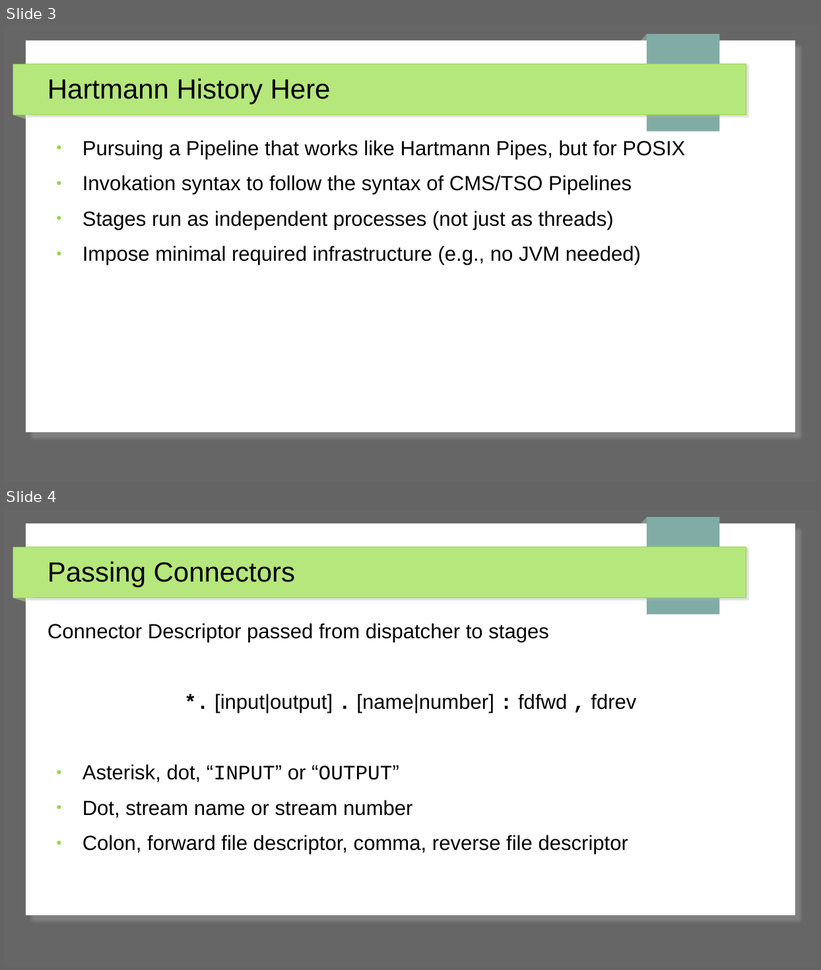
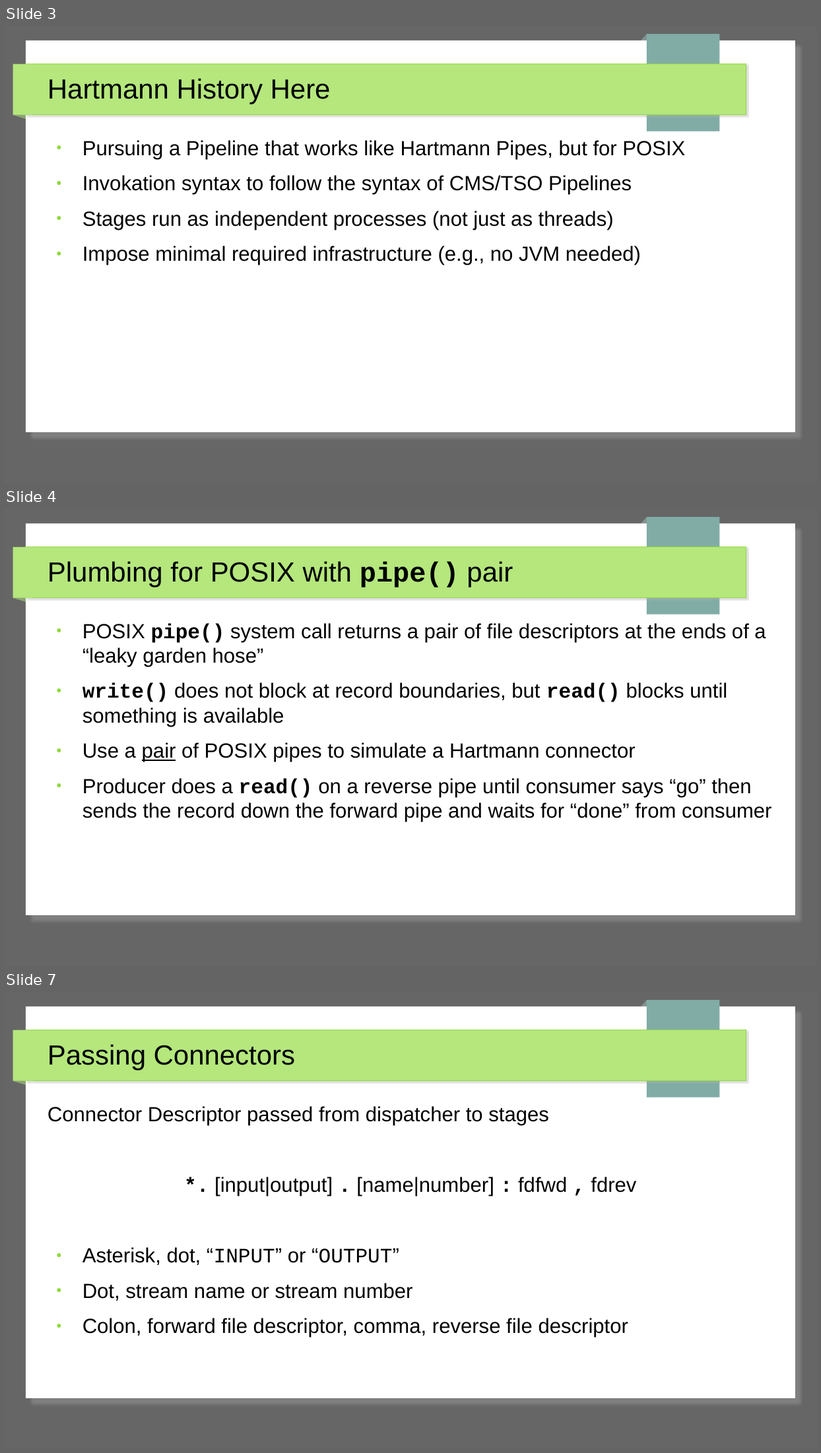
Before and after one commit to trothr/ductwork, a slide deck: doc/duckwork.pptx. Shown one above the other, each under a label of ours: slides 3 and 4 before the commit, slides 3, 4 and 7 after it; the slides between them are not shown. The pictures are 821x970 and 821x1453 pixels, drawn with LibreOffice and Linux fonts; fonts in the diff are those of the drawing. Boxes give left, top, right and bottom in pixels: in the first picture for what was removed or moved away, otherwise in the second. Text is boxed around its words. In the diff, an @@ line names an element or a change of style, - is before the commit and + after.

```diff
--- a/doc/duckwork.pptx
+++ b/doc/duckwork.pptx
@@ slide 4 added at box(4, 509, 817, 966), background #666666; not listed: 7 template elements that a slide beside it also shows @@
@@ title added at box(48, 561, 513, 588), 27 pt, text #000000 @@
+Plumbing for POSIX with pipe() pair
@@ text added at box(83, 623, 772, 823), 20 pt, text #000000 @@
+● POSIX pipe() system call returns a pair of file descriptors at the ends of a “leaky garden hose”
+● write() does not block at record boundaries, but read() blocks until something is available
+● Use a pair of POSIX pipes to simulate a Hartmann connector
+● Producer does a read() on a reverse pipe until consumer says “go” then sends the record down the forward pipe and waits for “done” from consumer
@@ what was slide 4 is now slide 7 @@
```
Also in this commit, not shown: 2 other slides added.
